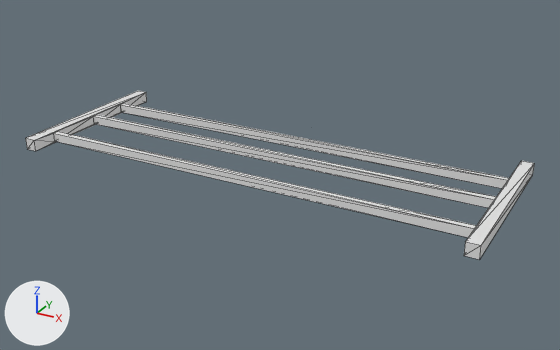
A saved change to the glTF model public/assets/scenery/tier-f/f33-post-rail-fence.glb.
The view is the same before and after, from a 50 mm lens placed at (2298.0, -4643.0, 1902.0), pointed at (81.0, -612.0, -114.0). Every picture has the same lights, and +X, +Y and +Z are marked at lower left. The older version comes first. Mesh edges are drawn as thin lines.

Before the edit, the objects in view are built like this:
```python
me_f33_post_rail_fence_stl = bpy.data.meshes.new('f33-post-rail-fence.stl')
me_f33_post_rail_fence_stl.from_pydata(...)  # 48 vertices, 96 faces; spans x -1540.0..1540.0, y -1200.0..0.0, z -40.0..40.0
ob_f33_post_rail_fence_stl = bpy.data.objects.new('f33-post-rail-fence.stl', me_f33_post_rail_fence_stl)
ob_f33_post_rail_fence_stl.location = (0.0, 0.0, 0.0)
```
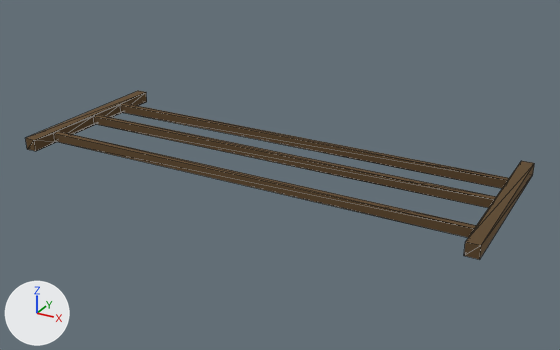
The newer file is also turned or shifted as a whole; pictures and numbers use the older file's frame.

Where the change shows, as pixel boxes (x1, y1, x2, y2) in the pictures (560 x 350 px):
part 1 of me_f33_post_rail_fence_stl, recoloured (white to brown): (26, 91, 534, 259) in both

The change in detail:
Material 'mat_0' (mat_mat_0) is new.
Its base color is (0.258, 0.171, 0.0908) (brown #8b7355).
Its metallic is 1.0.
Its roughness is 1.0.
me_f33_post_rail_fence_stl is used by ob_f33_post_rail_fence_stl; location (0.0, 0.0, 0.0).
me_f33_post_rail_fence_stl had 48 vertices, 96 faces and spanned x -1540.0..1540.0, y -1200.0..0.0, z -40.0..40.0.
me_f33_post_rail_fence_stl now has 40 vertices, 84 faces and spans x -1540.0..1540.0, y -1200.0..0.0, z -40.0..40.0.
me_f33_post_rail_fence_stl part 1: 84 faces spanning x -1540.0..1540.0, y -1200.0..0.0, z -40.0..40.0 switch from no material to mat_mat_0 (brown #8b7355).
Edits to the shape of me_f33_post_rail_fence_stl do not show in these pictures.
